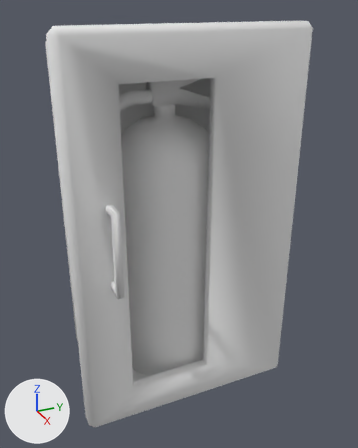
One commit to the OBJ model media/model/mapmodel/nieb/complex/fire_extinguisher/model.obj: the scene before it, then after it.
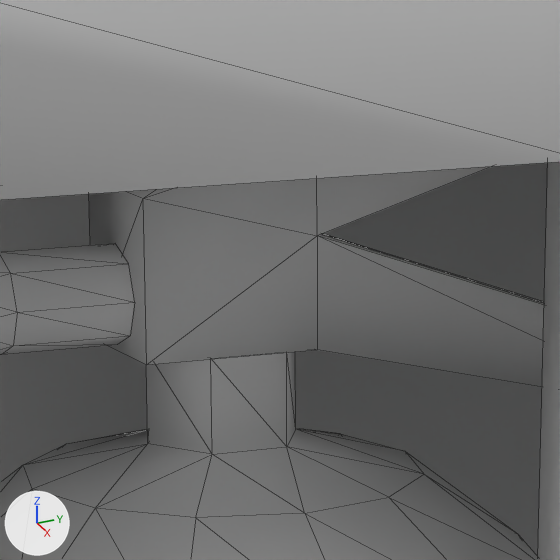
Each version appears first whole from a camera (50 mm lens) standing at (10.79, -5.08, 10.77) and looking at (-0.92, 0.19, 4.91), and next in a close-up on the part from 37% to 59% of the width and 12% to 30% of the height. Lighting does not change. The marker at lower left points along +X, +Y and +Z. The close-ups show mesh edges as thin lines. Where no turn or scale is listed for an object, it has been applied to the vertices.

The first close-up shows 'model.obj'.
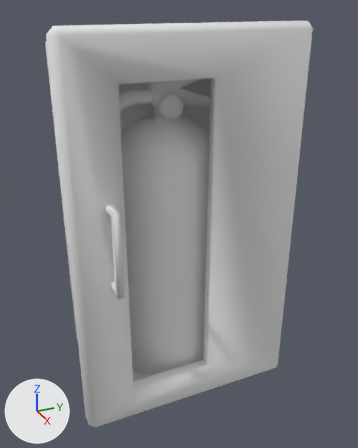
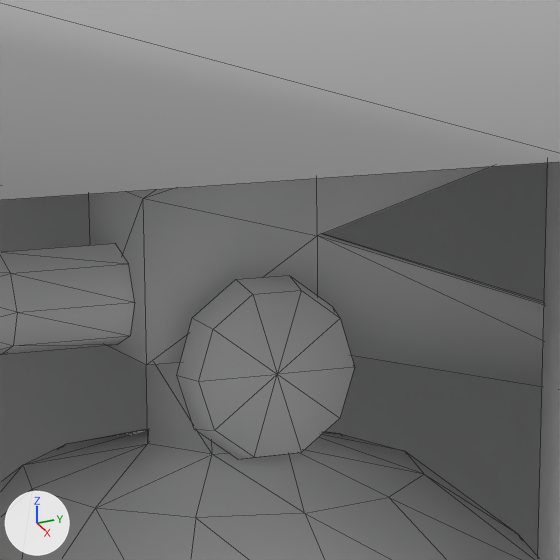
Pixel boxes [x1, y1, x2, y2] of what changed, in the close-ups (560 x 560 px):
part 1 of me_model_obj, added: after [177, 275, 355, 459]

What the commit changed:
me_model_obj is used by ob_model_obj.
me_model_obj had 239 vertices, 420 faces and spanned x -3.15..1.05, y -3.15..3.15, z -0.25..10.25.
me_model_obj now has 224 vertices, 333 faces and spans x -3.15..1.05, y -3.15..3.15, z -0.25..10.25.
me_model_obj part 1: a new loose piece of 21 vertices spanning x -1.02..-0.9, y -0.34..0.34, z 7.89..8.53, in mat_default (white #e7e7e7).
